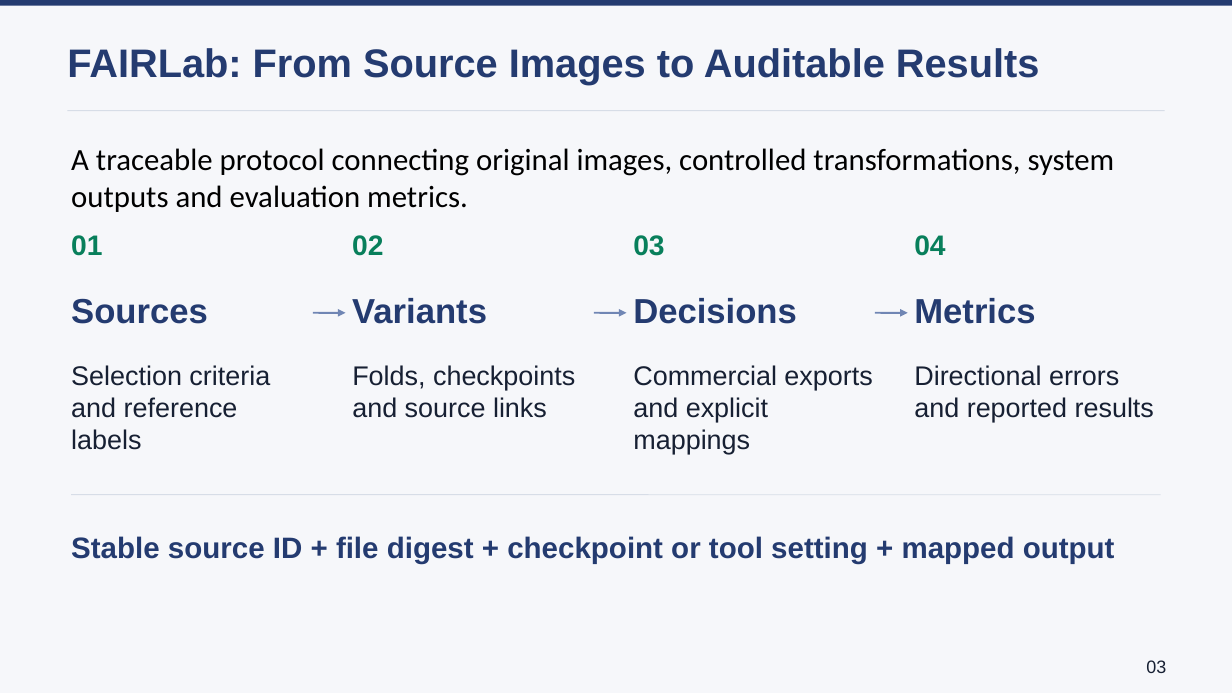
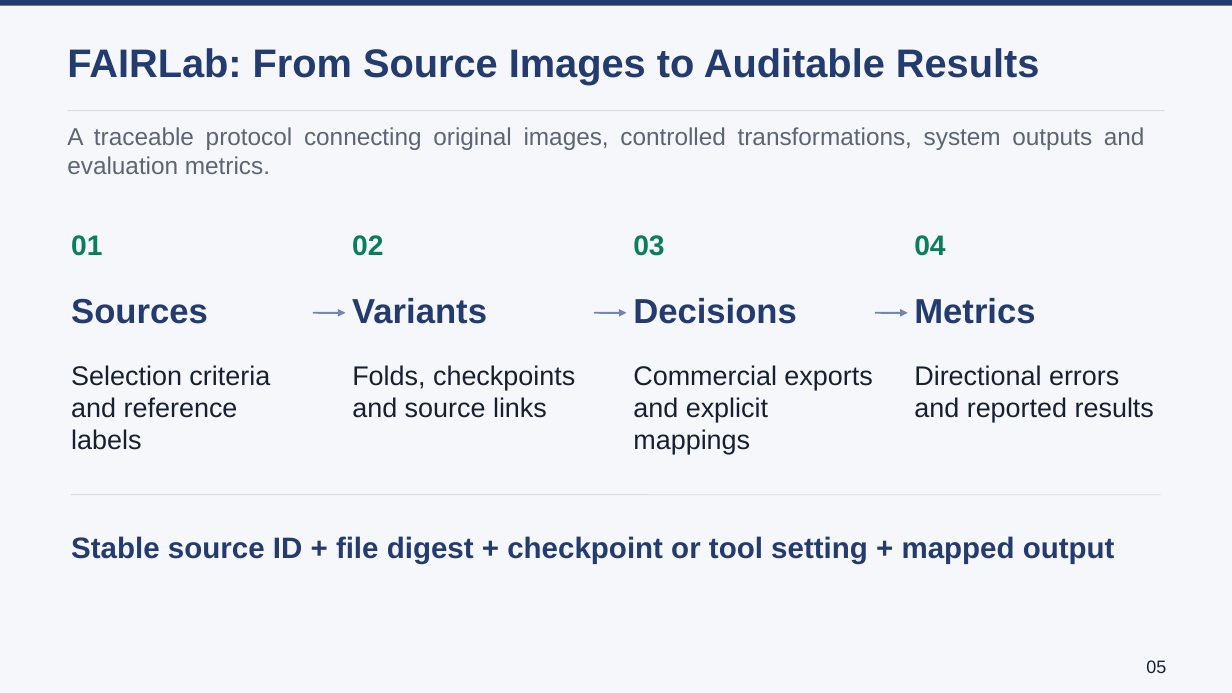
Before and after one commit to lmolinario/Molinario_Thesis_Defense_2026, a slide deck: slide 6 of Molinario_Thesis_Defense_2026.pptx. Drawn at 1232x693 pixels with LibreOffice and Linux fonts; fonts in the diff are those of the drawing. Boxes give left, top, right and bottom in pixels: in the first picture for what was removed or moved away, otherwise in the second. Text is boxed around its words. In the diff, an @@ line names an element or a change of style, - is before the commit and + after.

```diff
--- a/Molinario_Thesis_Defense_2026.pptx
+++ b/Molinario_Thesis_Defense_2026.pptx
@@ text "A traceable protocol connecting original ...": place and size @@
-text "A traceable protocol connecting original ..." at (71, 148, 1115, 212)
+text "A traceable protocol connecting original ..." at (67, 127, 1145, 174)
@@ text "A traceable protocol connecting original ..." at (67, 127, 1145, 174): size 24 to 19 pt, font Calibri to Arial, text colour #000000 to #5C6574; alignment left to justified @@
@@ text at (1146, 660, 1166, 673): text changed @@
-03
+05
```
Also in this commit, not shown: 1 other slide changed.
